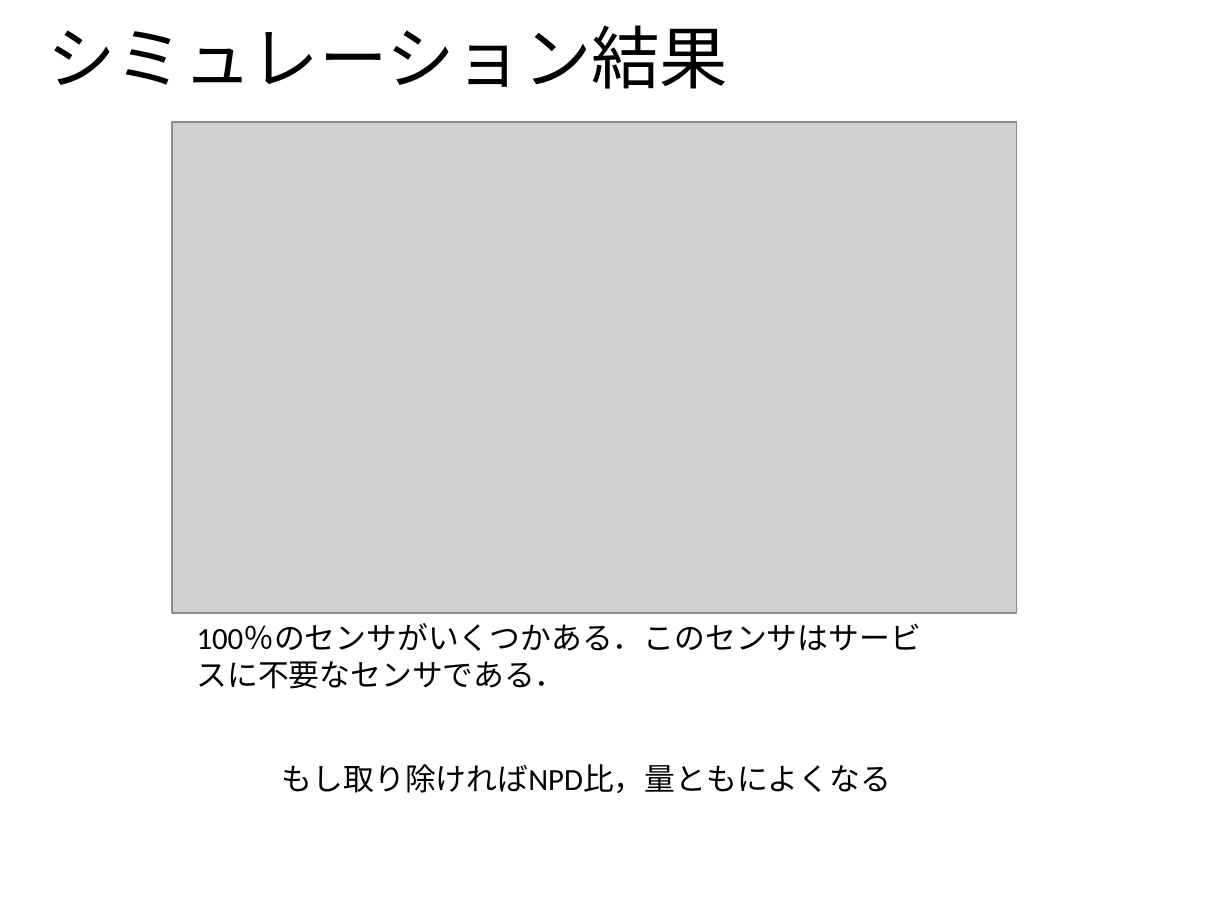
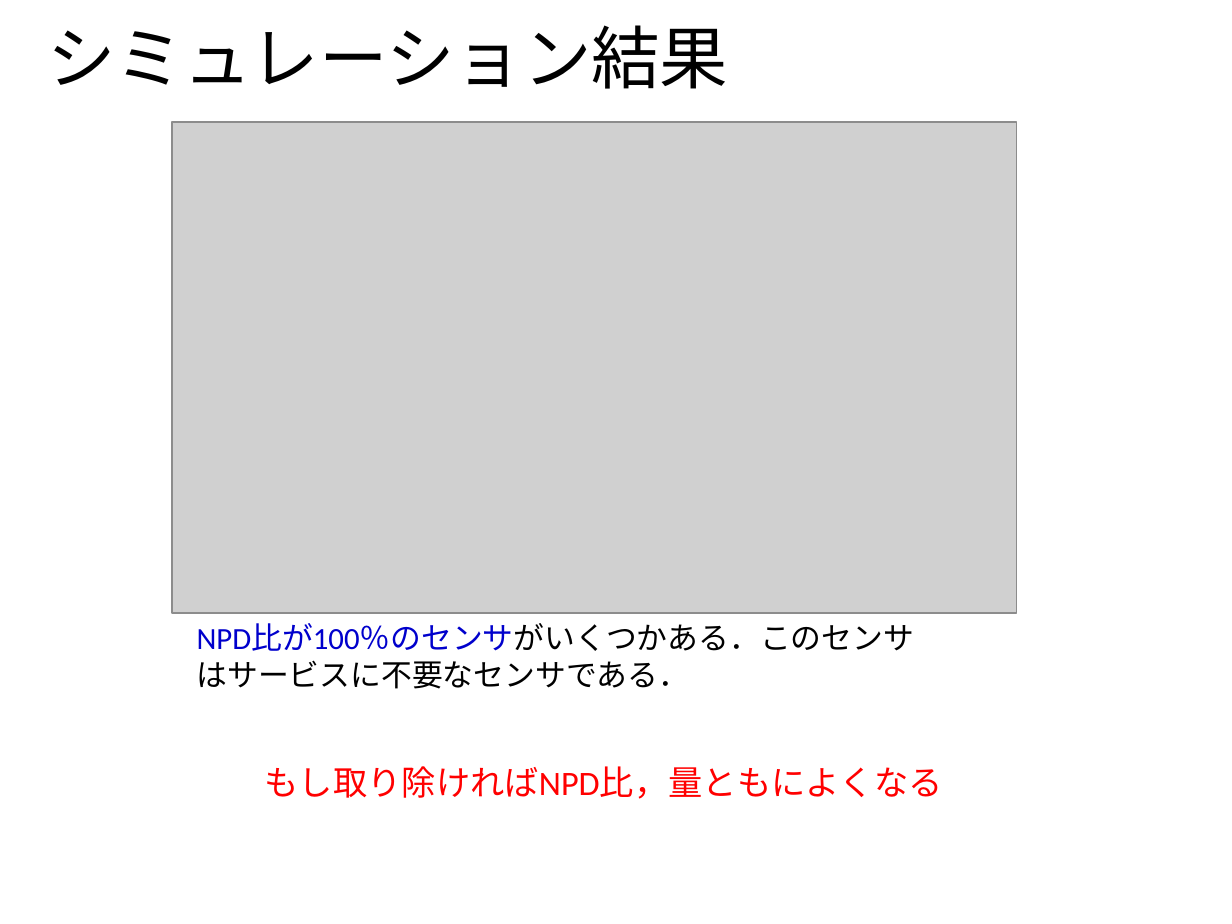
Before and after one commit to ao-megane/LplcOpenDataConverter, a slide deck: slide 26 of LplcOpenDataConverter/LplcOpenDataConverter/プレゼン/多地点カメラを用いた見守りサービスにおける第三者のプライバシデータ流出比の定量評価.pptx (slide 15 before the commit). Drawn at 1232x924 pixels with LibreOffice and Linux fonts; fonts in the diff are those of the drawing; grey boxes stand for pictures; background and template pictures are left out. Boxes give left, top, right and bottom in pixels: in the first picture for what was removed or moved away, otherwise in the second. Text is boxed around its words. In the diff, an @@ line names an element or a change of style, - is before the commit and + after.

```diff
--- a/LplcOpenDataConverter/LplcOpenDataConverter/プレゼン/多地点カメラを用いた見守りサービスにおける第三者のプライバシデータ流出比の定量評価.pptx
+++ b/LplcOpenDataConverter/LplcOpenDataConverter/プレゼン/多地点カメラを用いた見守りサービスにおける第三者のプライバシデータ流出比の定量評価.pptx
@@ text at [197,624,915,689]: text changed @@
-100％のセンサがいくつかある．このセンサはサービスに不要なセンサである．
+NPD比が100％のセンサがいくつかある．このセンサはサービスに不要なセンサである．
@@ text "もし取り除ければNPD比，量ともによくなる": place and size @@
-text "もし取り除ければNPD比，量ともによくなる" at [282,764,891,793]
+text "もし取り除ければNPD比，量ともによくなる" at [265,766,943,799]
@@ text "もし取り除ければNPD比，量ともによくなる" at [265,766,943,799]: size 18 to 20 pt, text colour #000000 to #FF0000 @@
```
Also in this commit, not shown: 18 other slides changed, 14 slides added, 2 other files.
